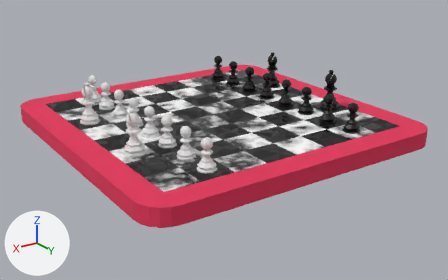
What one commit did to the Blender file ChessSet/Modules/ChessScene.blend.
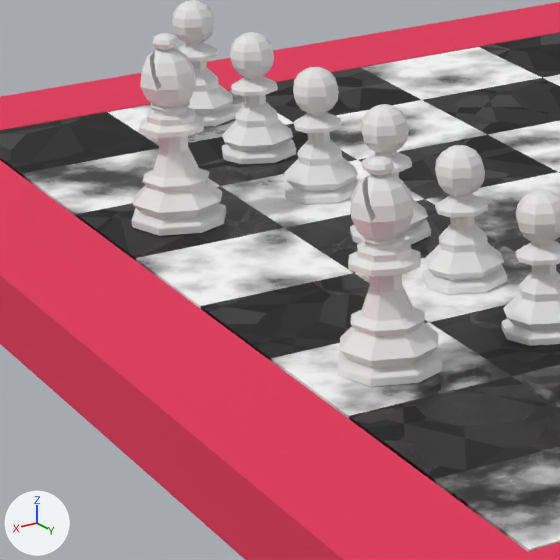
There are two pictures of each version: one whole from a camera (50 mm lens) standing at (0.608, 0.93, 0.376) and looking at (-0.001, 0.033, -0.041), one close up on the part from 12% to 38% of the width and 27% to 69% of the height. Every picture has the same lights, and +X, +Y and +Z are marked at lower left.

In view in the first close-up: 'BiShop.002', 'BiShop.003', 'Board', 'Pawn.010', 'Pawn.011', 'Pawn.012', 'Pawn.013', 'Pawn.014', 'Pawn.015'.
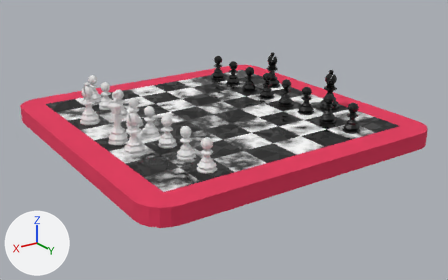
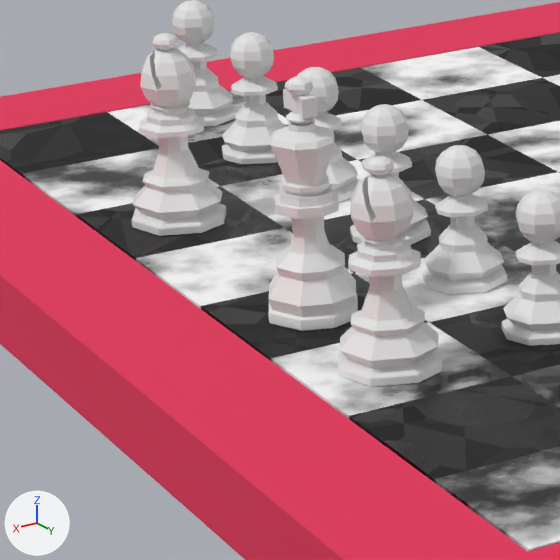
Boxes [x1, y1, x2, y2] around the edits, measured in the close-ups (560 x 560 px):
'King', added
    after: [268, 76, 358, 331]
'Pawn.013', unchanged, covered by the edit
    before: [283, 67, 359, 204]
    after: [297, 67, 359, 203]

Diff of the bpy script that builds the scene:
```diff
--- a/ChessSet/Modules/ChessScene.blend.py
+++ b/ChessSet/Modules/ChessScene.blend.py
@@ me_cylinder @@
+me_cylinder.from_pydata(...)  # 267 vertices, 265 faces, 2 loose edges; spans x -0.0152..0.0154, y -0.0153..0.0153, z 0.0..0.0779
+me_cylinder.polygons.foreach_set('use_smooth', [True] * 265)
@@ ob_king @@
+ob_king = bpy.data.objects.new('King', me_cylinder)
+ob_king.location = (0.21, 0.03, 0.0)
+ob_king.scale = (1.12, 1.12, 1.12)
```
